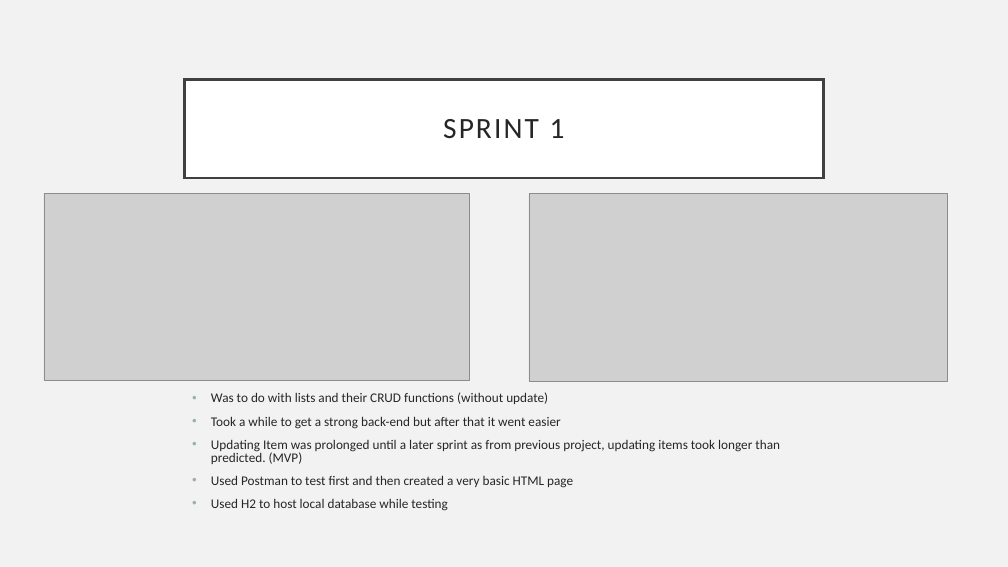
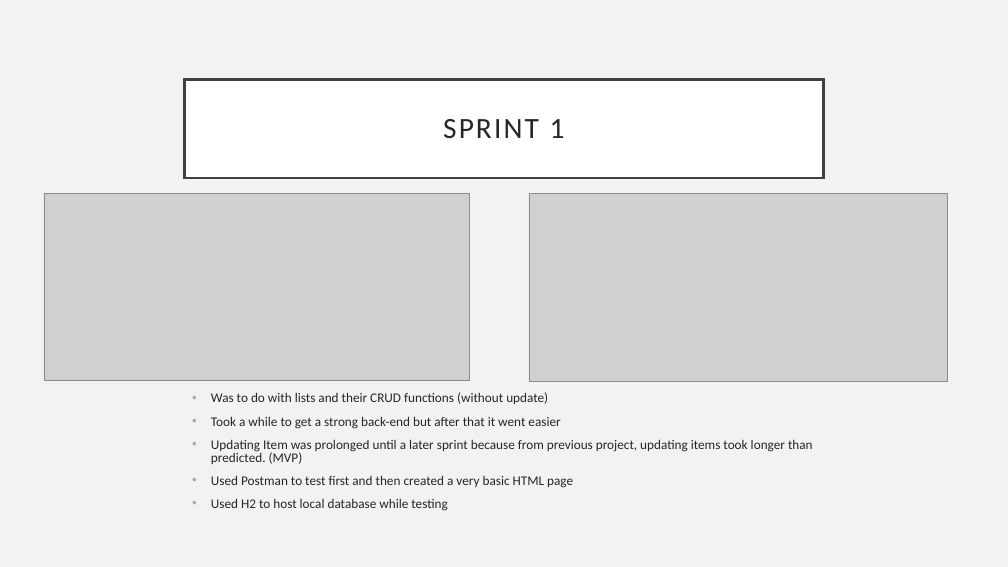
Before and after one commit to harryfrescoQA/ToDoListProject, a slide deck: slide 13 of Project Presentation.pptx. Drawn at 1008x567 pixels with LibreOffice and Linux fonts; fonts in the diff are those of the drawing; grey boxes stand for pictures. Boxes give left, top, right and bottom in pixels: in the first picture for what was removed or moved away, otherwise in the second. Text is boxed around its words. In the diff, an @@ line names an element or a change of style, - is before the commit and + after.

Commit message:
HF: Updated presentation

```diff
--- a/Project Presentation.pptx
+++ b/Project Presentation.pptx
@@ text at (211, 439, 813, 464): text changed @@
-• Updating Item was prolonged until a later sprint as from previous project, updating items took longer than predicted. (MVP)
+• Updating Item was prolonged until a later sprint because from previous project, updating items took longer than predicted. (MVP)
```
Also in this commit, not shown: 3 other slides changed, 1 other file.
